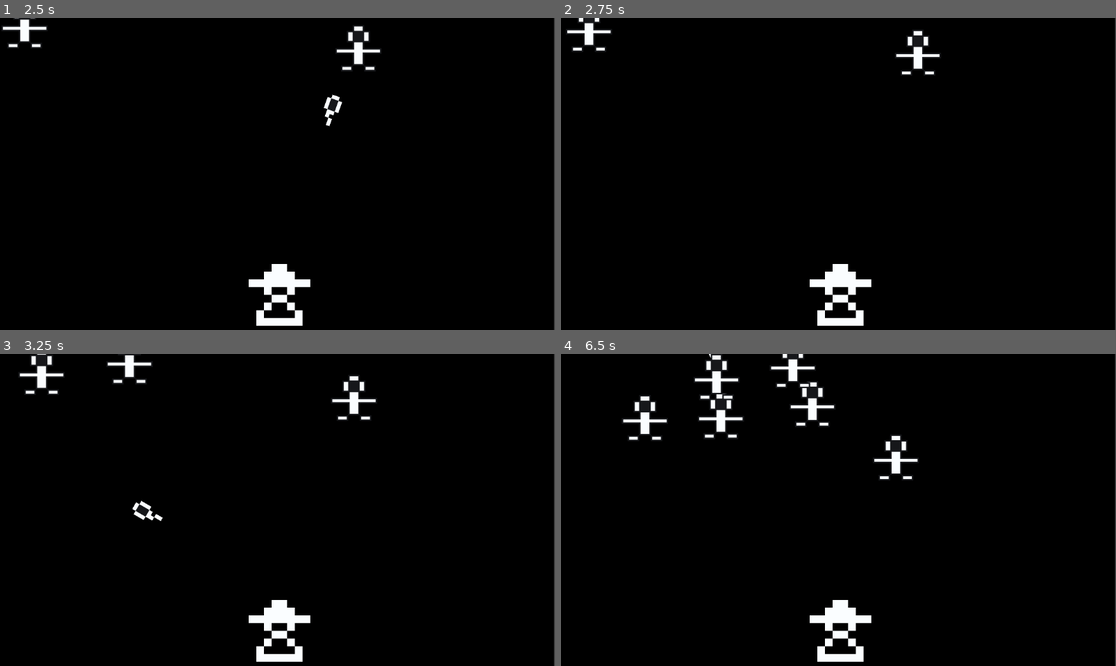
Above: before the commit, frames 1-4 (two rows, left to right).
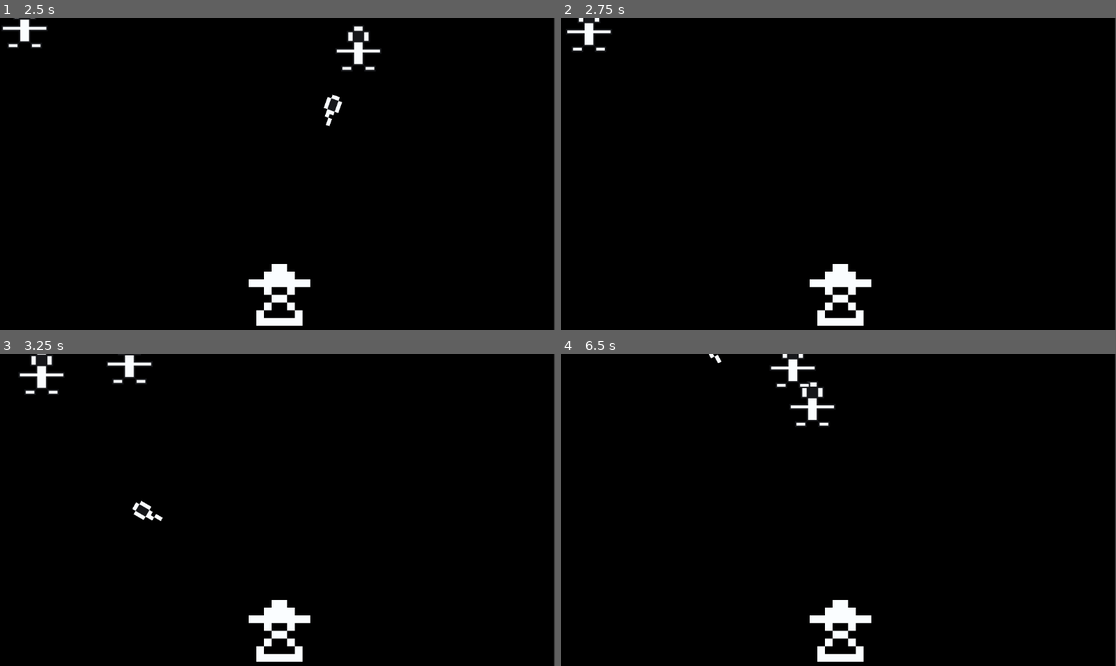
Above: after the commit, the same moments.

Repository: ThomasApplewhite/FIREBALL-Prototype
Game: Godot game, scene res://Source/Utils/dev_scene.tscn
The game is run twice, just before and just after one commit, with the same random seed, the same clock (stepped at 60 frames per second) and the same inputs.
Inputs (mouse positions are in pixels of both pictures, inside the frame that each line leads up to):
- Up to frame 1 (2.5 s): tap Enter at 0.5 s; move the mouse to (399, 158) at 0.52 s; click (399, 158) at 0.67 s; move the mouse to (166, 189) at 1.27 s; click (166, 189) at 1.42 s; move the mouse to (333, 105) at 2.02 s; click (333, 105) at 2.17 s
- Up to frame 2 (2.75 s): no input
- Up to frame 3 (3.25 s): move the mouse to (249, 572) at 2.77 s; click (249, 572) at 2.92 s
- Up to frame 4 (6.5 s): move the mouse to (1005, 556) at 3.52 s; click (1005, 556) at 3.67 s; move the mouse to (672, 463) at 4.27 s; click (672, 463) at 4.42 s; move the mouse to (866, 510) at 5.02 s; click (866, 510) at 5.17 s; move the mouse to (755, 432) at 5.77 s; click (755, 432) at 5.92 s

Frame 1 is identical in both runs. In frame 2, 0.5% of the frame differs, in the area x 60-69%, y 3-19%; in frame 3, 0.5%; in frame 4, 1.9%, in the area x 11-65%, y 0-41%.

Commit message:
Spells destroy enemies

Diff:
--- /dev/null
+++ b/Source/Functionality/damage_dealer.gd
@@ -0,0 +1,5 @@
+extends Node
+
+func _on_damage_triggered(node_to_damage : Node2D):
+	# just remove it for now
+	node_to_damage.queue_free()
--- /dev/null
+++ b/Source/Functionality/damage_dealer.tscn
@@ -0,0 +1,6 @@
+[gd_scene load_steps=2 format=3 uid="uid://b4utuabq3jous"]
+
+[ext_resource type="Script" path="res://Source/Functionality/damage_dealer.gd" id="1_0ckhn"]
+
+[node name="DamageDealer" type="Node"]
+script = ExtResource("1_0ckhn")
--- a/Source/Spells/stub_spell.tscn
+++ b/Source/Spells/stub_spell.tscn
@@ -1,8 +1,9 @@
-[gd_scene load_steps=5 format=3 uid="uid://cld4jmh16vpm2"]
+[gd_scene load_steps=6 format=3 uid="uid://cld4jmh16vpm2"]
 
 [ext_resource type="Script" path="res://Source/Spells/stub_spell.gd" id="1_yxcyb"]
 [ext_resource type="Texture2D" uid="uid://cvdbf2f7l0tgr" path="res://Assets/Spells/ZapSpell_Large.png" id="2_iwk86"]
 [ext_resource type="PackedScene" uid="uid://dqq8oe5o5y7cj" path="res://Source/SpellMovers/linear_spell_mover.tscn" id="2_p84rt"]
+[ext_resource type="PackedScene" uid="uid://b4utuabq3jous" path="res://Source/Functionality/damage_dealer.tscn" id="4_ufm4u"]
 
 [sub_resource type="RectangleShape2D" id="RectangleShape2D_sa6f5"]
 
@@ -21,3 +22,7 @@
 [node name="LinearSpellMover" parent="." node_paths=PackedStringArray("spell_node") instance=ExtResource("2_p84rt")]
 spell_node = NodePath("..")
 spell_speed = 1000.0
+
+[node name="DamageDealer" parent="." instance=ExtResource("4_ufm4u")]
+
+[connection signal="body_entered" from="." to="DamageDealer" method="_on_damage_triggered"]
